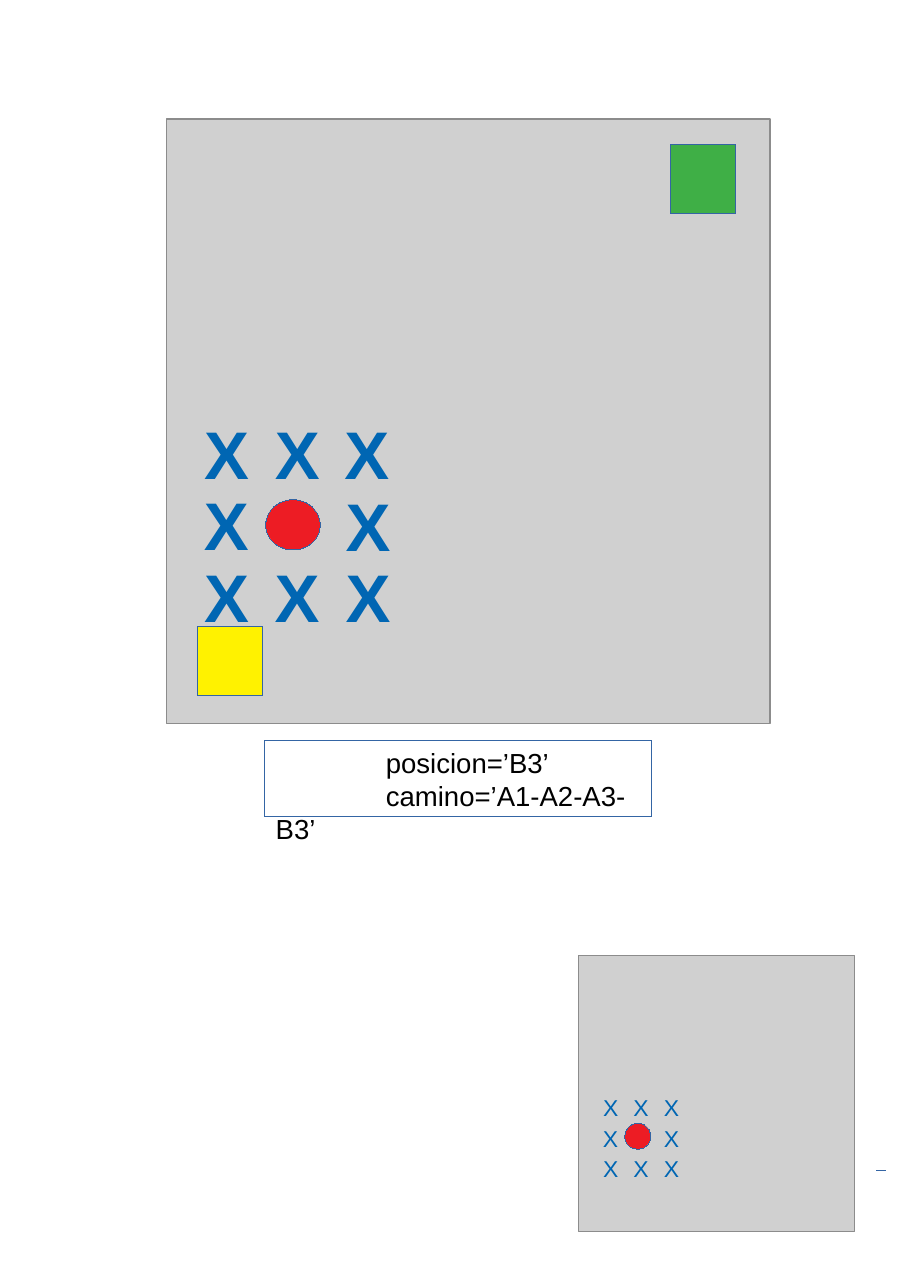
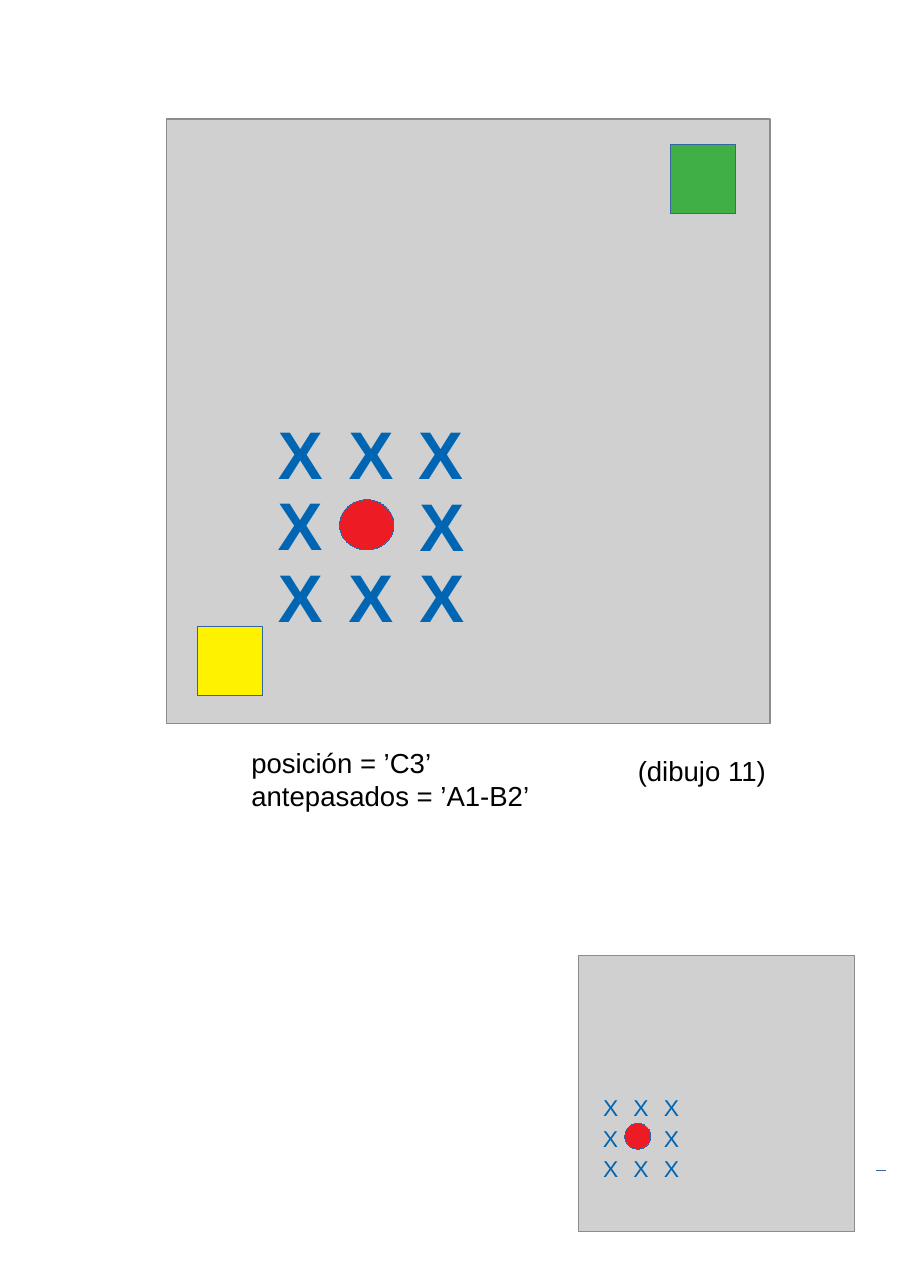
Before and after one commit to fabhrius/La-Cosa, a slide deck: slide 20 of capitulos/3 - Resolver un problema simple/Resolviendo un problema simple.odp. Drawn at 911x1288 pixels with LibreOffice and Linux fonts; fonts in the diff are those of the drawing; grey boxes stand for pictures. Boxes give left, top, right and bottom in pixels: in the first picture for what was removed or moved away, otherwise in the second. Text is boxed around its words. In the diff, an @@ line names an element or a change of style, - is before the commit and + after.

```diff
--- a/capitulos/3 - Resolver un problema simple/Resolviendo un problema simple.odp
+++ b/capitulos/3 - Resolver un problema simple/Resolviendo un problema simple.odp
@@ 8 texts, 1 ellipse: place and size @@
-8 texts, 1 ellipse at bbox=[204, 432, 391, 635]
+8 texts, 1 ellipse at bbox=[278, 432, 464, 622]
@@ text "posición = ’C3’": place and size @@
-text "posición = ’C3’" at bbox=[264, 740, 651, 816]
+text "posición = ’C3’" at bbox=[251, 752, 529, 811]
@@ text "posición = ’C3’" at bbox=[251, 752, 529, 811]: outline #3465A4 0 pt to none @@
@@ text at bbox=[251, 752, 529, 811]: text changed @@
-posicion=’B3’
-camino=’A1-A2-A3-B3’
+posición = ’C3’
+antepasados = ’A1-B2’
@@ text added at bbox=[638, 761, 766, 786], 18 pt, text #000000 @@
+(dibujo 11)
```
Also in this commit, not shown: 1 other slide changed, 1 slide added, 1 slide removed, 10 other files.
